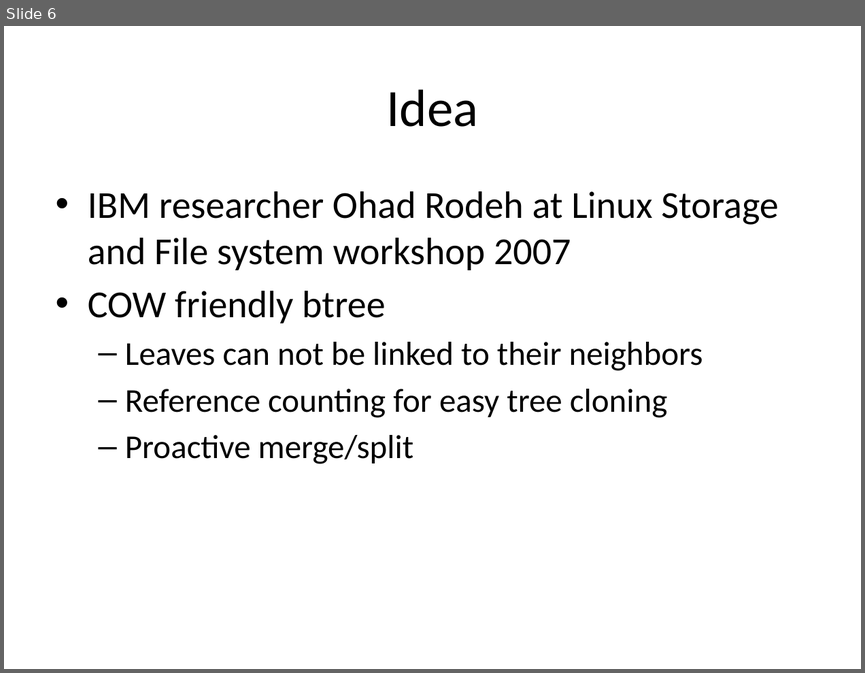
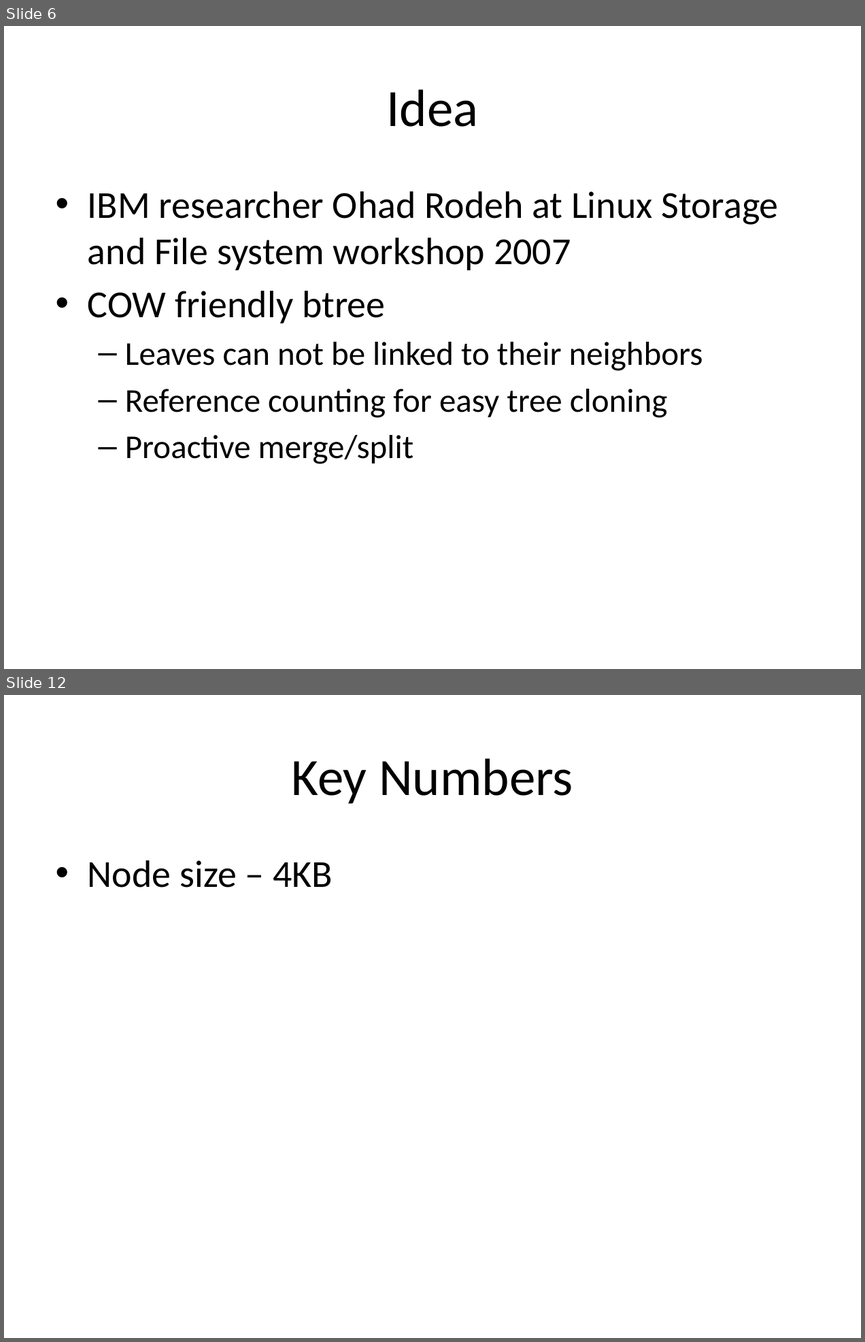
Before and after one commit to liujinmarshall/btrfs-doc, a slide deck: Bacik.pptx. Shown one above the other, each under a label of ours: slide 6 before the commit, slides 6 and 12 after it; the slides between them are not shown. The pictures are 865x673 and 865x1342 pixels, drawn with LibreOffice and Linux fonts; fonts in the diff are those of the drawing. Boxes give left, top, right and bottom in pixels: in the first picture for what was removed or moved away, otherwise in the second. Text is boxed around its words. In the diff, an @@ line names an element or a change of style, - is before the commit and + after.

```diff
--- a/Bacik.pptx
+++ b/Bacik.pptx
@@ slide 12 added at (4,695,861,1338), background #FFFFFF @@
@@ title added at (291,758,573,804), 44 pt, text #000000 @@
+Key Numbers
@@ text added at (88,860,332,887), 32 pt, text #000000 @@
+• Node size – 4KB
```
Also in this commit, not shown: 3 slides changed, 10 other slides added, 1 slide removed.
